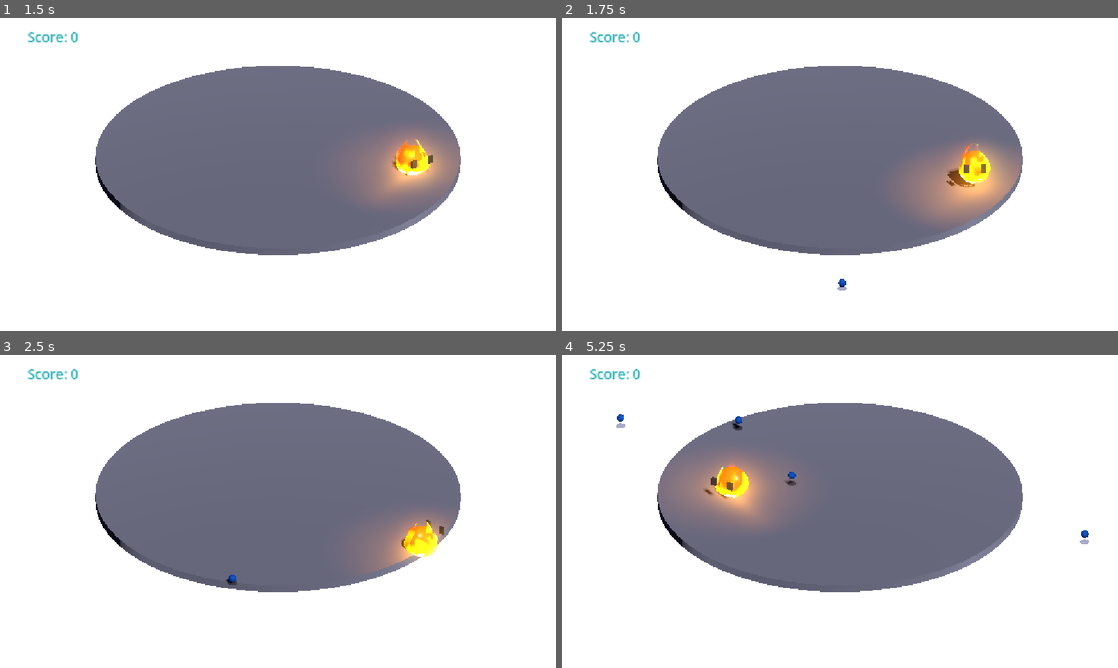
Above: before the commit, frames 1-4 (two rows, left to right).
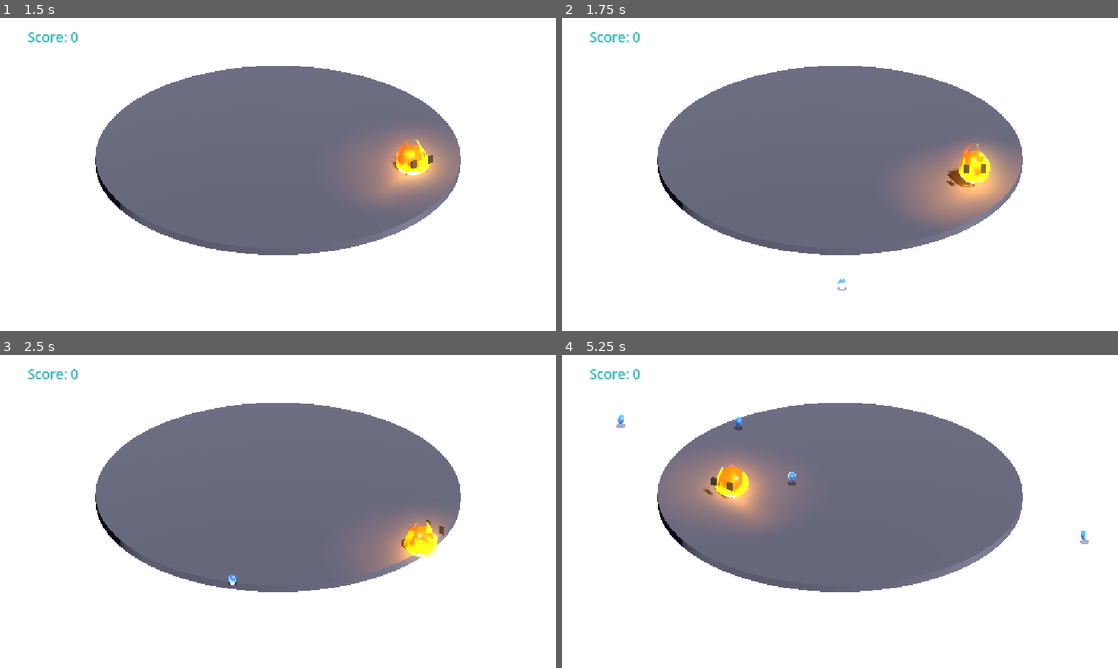
Above: after the commit, the same moments.

Repository: cquehl/GodotJam
Game: Godot game, scene res://scenes/title_screen.tscn
The game is run twice, just before and just after one commit, with the same random seed, the same clock (stepped at 60 frames per second) and the same inputs.
Inputs:
- Up to frame 1 (1.5 s): tap Space (jump) at 0.5, 0.77 s; hold D (move_right) 0.53-1.28 s; hold S (move_down) from 1.28 s (still down)
- Up to frame 2 (1.75 s): keep holding S (move_down); tap Space (jump) at 1.52 s
- Up to frame 3 (2.5 s): release S (move_down) at 2.03 s; hold D (move_right) from 2.03 s (still down)
- Up to frame 4 (5.25 s): release D (move_right) at 2.78 s; hold W (move_up) 2.78-3.53 s; tap Space (jump) at 3.02, 3.77, 4.52 s; hold A (move_left) 3.53-5.03 s; hold S (move_down) from 5.03 s (still down)

Frame 1 is identical in both runs. In frame 2, less than 0.1% of the frame differs, in the area x 49-52%, y 83-87%; in frame 3, less than 0.1%; in frame 4, 0.2%, in the area x 9-95%, y 18-60%.

Commit message:
Add custom shaders for water droplets and collectible orbs
- Created water_droplet.gdshader with teardrop trail effect for blue orbs
  - Animated ripples and refraction for realistic water appearance
  - Fresnel rim lighting for droplet edges
  - Vertex shader creates teardrop shape with trailing effect

- Created electric_orb.gdshader for green collectible orbs
  - Pulsing electric energy with animated arcs
  - Fractal noise-based lightning bolts
  - Strong emission glow with fresnel rim lighting

- Updated water_droplet.gd to apply shaders dynamically
  - Blue droplets use water shader by default
  - Green collectibles use electric shader
  - Gold orbs maintain their current appearance (orange glow)
  - Fixed power-up visual feedback to work with shader materials

Diff:
--- a/godot-jam/scripts/water_droplet.gd
+++ b/godot-jam/scripts/water_droplet.gd
@@ -10,7 +10,14 @@
 @onready var mesh: MeshInstance3D = $Mesh
 @onready var shadow: MeshInstance3D = $Shadow
 
+# Preload shaders
+var water_shader: Shader = preload("res://shaders/water_droplet.gdshader")
+var electric_shader: Shader = preload("res://shaders/electric_orb.gdshader")
+
 func _ready() -> void:
+	# Apply water droplet shader to blue droplets by default
+	_apply_water_shader()
+
 	# Auto-destroy after crossing platform
 	var timer := get_tree().create_timer(6.0)
 	timer.timeout.connect(queue_free)
@@ -18,6 +25,12 @@
 	# Connect collision signal
 	body_entered.connect(_on_body_entered)
 	area_entered.connect(_on_area_entered)
+
+func _apply_water_shader() -> void:
+	var shader_mat := ShaderMaterial.new()
+	shader_mat.shader = water_shader
+	shader_mat.set_shader_parameter("water_color", Color(0.2, 0.5, 1.0, 0.85))
+	mesh.set_surface_override_material(0, shader_mat)
 
 func _process(delta: float) -> void:
 	position += velocity * delta
@@ -35,9 +48,10 @@
 
 	# Visual feedback for blue droplets during power-up
 	if not is_collectible and not is_gold:
-		var mat := mesh.get_surface_override_material(0) as StandardMaterial3D
+		var mat := mesh.get_surface_override_material(0) as ShaderMaterial
 		if mat:
-			var target_alpha := 1.0
+			var current_color := mat.get_shader_parameter("water_color") as Color
+			var target_alpha := 0.85
 			if GameManager.is_powered_up:
 				var time_left := GameManager.power_up_timer
 				var time_elapsed := GameManager.POWER_UP_DURATION - time_left
@@ -52,20 +66,23 @@
 					# Last 2 seconds: slowly phase back to solid
 					var blink_speed := lerpf(2.0, 6.0, 1.0 - (time_left / 2.0))
 					var blink := sin(time_left * blink_speed * PI) * 0.5 + 0.5
-					target_alpha = lerpf(0.4, 1.0, blink)
+					target_alpha = lerpf(0.4, 0.85, blink)
 
-			mat.albedo_color.a = lerpf(mat.albedo_color.a, target_alpha, delta * 10.0)
+			current_color.a = lerpf(current_color.a, target_alpha, delta * 10.0)
+			mat.set_shader_parameter("water_color", current_color)
 
 func set_direction(dir: Vector3) -> void:
 	velocity = dir.normalized() * speed
 
 func make_collectible() -> void:
 	is_collectible = true
-	# Change to green color
-	var mat := mesh.get_surface_override_material(0).duplicate() as StandardMaterial3D
-	mat.albedo_color = Color(0.2, 1.0, 0.3, 0.8)
-	mat.emission = Color(0.1, 0.8, 0.2, 1)
-	mesh.set_surface_override_material(0, mat)
+	# Apply electric shader for green collectibles
+	var shader_mat := ShaderMaterial.new()
+	shader_mat.shader = electric_shader
+	shader_mat.set_shader_parameter("electric_color", Color(0.2, 1.0, 0.3, 0.8))
+	shader_mat.set_shader_parameter("core_color", Color(0.8, 1.0, 0.9, 1.0))
+	shader_mat.set_shader_parameter("glow_intensity", 2.5)
+	mesh.set_surface_override_material(0, shader_mat)
 
 func make_large() -> void:
 	# Scale up the droplet and shadow
@@ -78,10 +95,11 @@
 	sphere = sphere.duplicate()
 	sphere.radius *= large_scale
 	collision_shape.shape = sphere
-	# Make it more visible with brighter emission
-	var mat := mesh.get_surface_override_material(0).duplicate() as StandardMaterial3D
-	mat.emission_energy_multiplier = 0.8
-	mesh.set_surface_override_material(0, mat)
+	# Make it more visible with brighter glow (only for green collectibles)
+	if is_collectible:
+		var mat := mesh.get_surface_override_material(0) as ShaderMaterial
+		if mat:
+			mat.set_shader_parameter("glow_intensity", 3.5)
 
 func make_huge() -> void:
 	# Scale up the droplet and shadow
@@ -94,10 +112,11 @@
 	sphere = sphere.duplicate()
 	sphere.radius *= large_scale
 	collision_shape.shape = sphere
-	# Make it more visible with brighter emission
-	var mat := mesh.get_surface_override_material(0).duplicate() as StandardMaterial3D
-	mat.emission_energy_multiplier = 0.8
-	mesh.set_surface_override_material(0, mat)
+	# Make it more visible with brighter glow (only for green collectibles)
+	if is_collectible:
+		var mat := mesh.get_surface_override_material(0) as ShaderMaterial
+		if mat:
+			mat.set_shader_parameter("glow_intensity", 4.0)
 
 func make_gold() -> void:
 	is_gold = true
--- /dev/null
+++ b/godot-jam/shaders/electric_orb.gdshader
@@ -0,0 +1,111 @@
+shader_type spatial;
+render_mode blend_mix, depth_draw_opaque, cull_back, diffuse_burley, specular_schlick_ggx;
+
+uniform vec4 electric_color : source_color = vec4(0.2, 1.0, 0.3, 0.8);
+uniform vec4 core_color : source_color = vec4(0.8, 1.0, 0.9, 1.0);
+uniform float pulse_speed : hint_range(0.0, 10.0) = 3.0;
+uniform float arc_density : hint_range(0.0, 20.0) = 12.0;
+uniform float glow_intensity : hint_range(0.0, 5.0) = 2.5;
+uniform float energy_flow_speed : hint_range(0.0, 5.0) = 2.0;
+
+// Improved noise function
+float hash(vec3 p) {
+    p = fract(p * vec3(443.897, 441.423, 437.195));
+    p += dot(p, p.yzx + 19.19);
+    return fract((p.x + p.y) * p.z);
+}
+
+float noise3d(vec3 p) {
+    vec3 i = floor(p);
+    vec3 f = fract(p);
+    f = f * f * (3.0 - 2.0 * f);
+
+    float n = hash(i);
+    float n1 = hash(i + vec3(1.0, 0.0, 0.0));
+    float n2 = hash(i + vec3(0.0, 1.0, 0.0));
+    float n3 = hash(i + vec3(0.0, 0.0, 1.0));
+    float n4 = hash(i + vec3(1.0, 1.0, 0.0));
+    float n5 = hash(i + vec3(1.0, 0.0, 1.0));
+    float n6 = hash(i + vec3(0.0, 1.0, 1.0));
+    float n7 = hash(i + vec3(1.0, 1.0, 1.0));
+
+    float x1 = mix(n, n1, f.x);
+    float x2 = mix(n2, n4, f.x);
+    float x3 = mix(n3, n5, f.x);
+    float x4 = mix(n6, n7, f.x);
+
+    float y1 = mix(x1, x2, f.y);
+    float y2 = mix(x3, x4, f.y);
+
+    return mix(y1, y2, f.z);
+}
+
+// Fractal noise for electric arcs
+float fbm(vec3 p) {
+    float value = 0.0;
+    float amplitude = 0.5;
+
+    for (int i = 0; i < 4; i++) {
+        value += amplitude * noise3d(p);
+        p *= 2.0;
+        amplitude *= 0.5;
+    }
+
+    return value;
+}
+
+void fragment() {
+    // Time-based animation
+    float time = TIME * pulse_speed;
+
+    // Pulsing energy core
+    float pulse = sin(time) * 0.3 + 0.7; // 0.4 to 1.0
+
+    // Electric arcs using fractal noise
+    vec3 arc_pos = VERTEX * arc_density + vec3(0.0, TIME * energy_flow_speed, 0.0);
+    float arc_pattern = fbm(arc_pos);
+
+    // Secondary fast-moving arcs
+    vec3 arc_pos2 = VERTEX * arc_density * 1.5 - vec3(TIME * energy_flow_speed * 1.5, 0.0, 0.0);
+    float arc_pattern2 = fbm(arc_pos2);
+
+    // Combine arc patterns
+    float arcs = arc_pattern * 0.6 + arc_pattern2 * 0.4;
+
+    // Create sharp electric bolts from noise
+    arcs = pow(arcs, 3.0) * 2.0;
+    arcs = smoothstep(0.3, 0.7, arcs);
+
+    // Distance from center for core glow
+    float dist_from_center = length(VERTEX);
+    float core_glow = 1.0 - smoothstep(0.0, 0.3, dist_from_center);
+    core_glow = pow(core_glow, 2.0);
+
+    // Fresnel for edge glow
+    float fresnel = pow(1.0 - dot(NORMAL, VIEW), 3.0);
+
+    // Mix colors based on effects
+    vec3 base_color = mix(electric_color.rgb, core_color.rgb, core_glow);
+
+    // Add electric arc highlights
+    vec3 arc_color = vec3(0.5, 1.0, 0.6) * arcs;
+    base_color += arc_color * 0.8;
+
+    // Add fresnel glow
+    base_color += electric_color.rgb * fresnel * 0.5;
+
+    // Animated emission with pulse
+    vec3 emission_color = electric_color.rgb * glow_intensity * pulse;
+    emission_color += core_color.rgb * core_glow * 1.5;
+    emission_color += arc_color * 2.0; // Make arcs really bright
+
+    ALBEDO = base_color;
+    EMISSION = emission_color;
+    ALPHA = electric_color.a;
+    METALLIC = 0.2;
+    ROUGHNESS = 0.3;
+    SPECULAR = 0.6;
+
+    // Add rim lighting
+    EMISSION += vec3(0.2, 1.0, 0.4) * fresnel * 1.5;
+}
--- /dev/null
+++ b/godot-jam/shaders/water_droplet.gdshader
@@ -0,0 +1,86 @@
+shader_type spatial;
+render_mode blend_mix, depth_draw_opaque, cull_back, diffuse_burley, specular_schlick_ggx;
+
+uniform vec4 water_color : source_color = vec4(0.2, 0.5, 1.0, 0.85);
+uniform float refraction_strength : hint_range(0.0, 1.0) = 0.3;
+uniform float rim_intensity : hint_range(0.0, 5.0) = 2.0;
+uniform float trail_length : hint_range(0.0, 2.0) = 0.8;
+uniform float ripple_speed : hint_range(0.0, 5.0) = 2.0;
+uniform float ripple_scale : hint_range(0.0, 20.0) = 8.0;
+
+// Noise function for ripples
+float hash(vec2 p) {
+    return fract(sin(dot(p, vec2(127.1, 311.7))) * 43758.5453);
+}
+
+float noise(vec2 p) {
+    vec2 i = floor(p);
+    vec2 f = fract(p);
+    f = f * f * (3.0 - 2.0 * f);
+
+    float a = hash(i);
+    float b = hash(i + vec2(1.0, 0.0));
+    float c = hash(i + vec2(0.0, 1.0));
+    float d = hash(i + vec2(1.0, 1.0));
+
+    return mix(mix(a, b, f.x), mix(c, d, f.x), f.y);
+}
+
+void vertex() {
+    // Create teardrop shape by stretching bottom vertices
+    vec3 pos = VERTEX;
+    float vertical_factor = (pos.y + 0.5); // -0.5 to 0.5 -> 0 to 1
+
+    if (vertical_factor < 0.5) {
+        // Bottom half - create trail
+        float trail_factor = (0.5 - vertical_factor) * 2.0; // 0 to 1
+        trail_factor = pow(trail_factor, 1.5); // Sharpen the trail
+
+        // Pull bottom vertices down and inward
+        pos.y -= trail_factor * trail_length;
+        pos.x *= (1.0 - trail_factor * 0.3);
+        pos.z *= (1.0 - trail_factor * 0.3);
+    }
+
+    VERTEX = pos;
+}
+
+void fragment() {
+    // Base water color
+    vec3 base_color = water_color.rgb;
+
+    // Fresnel effect for rim lighting (water droplet edge shine)
+    float fresnel = pow(1.0 - dot(NORMAL, VIEW), 3.0);
+    vec3 rim_color = vec3(0.8, 0.9, 1.0) * fresnel * rim_intensity;
+
+    // Animated ripples on surface
+    float time = TIME * ripple_speed;
+    vec2 ripple_uv = UV * ripple_scale;
+    float ripples = noise(ripple_uv + vec2(time * 0.3, time * 0.2));
+    ripples += noise(ripple_uv * 2.0 - vec2(time * 0.5, time * 0.3)) * 0.5;
+    ripples = ripples * 0.1 - 0.05; // Small perturbation
+
+    // Apply ripples to normal for water surface distortion
+    vec3 ripple_normal = NORMAL;
+    ripple_normal.x += ripples;
+    ripple_normal = normalize(ripple_normal);
+
+    // Refraction-like effect
+    vec3 refracted_color = base_color + vec3(ripples * refraction_strength);
+
+    // Specular highlights (water shine)
+    float spec = pow(max(dot(ripple_normal, VIEW), 0.0), 32.0);
+    vec3 specular = vec3(1.0) * spec * 0.8;
+
+    // Combine all effects
+    vec3 final_color = refracted_color + rim_color + specular;
+
+    // Emission for subtle glow
+    EMISSION = base_color * 0.3;
+
+    ALBEDO = final_color;
+    ALPHA = water_color.a;
+    METALLIC = 0.1;
+    ROUGHNESS = 0.1;
+    SPECULAR = 0.8;
+}
